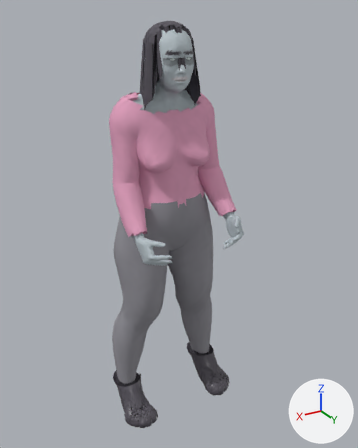
Before and after pictures for a commit that changed the Blender file assets/characters/real/sweeper_night.blend.
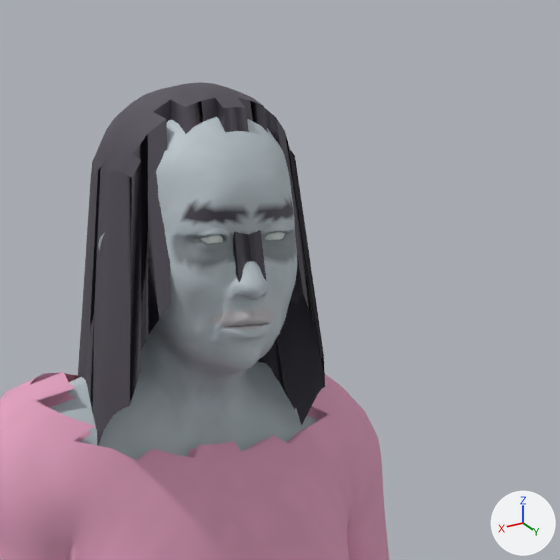
The first picture shows the older version from a camera (50 mm lens) standing at (0.769, 1.411, 1.377) and looking at (-0.026, 0.086, 0.714). The close-ups show the older and then the newer version on the part from 34% to 72% of the width and 0% to 31% of the height of that picture. Only the edits that show in the close-ups are written down. Arrows for +X, +Y and +Z are at lower right; the lights stay in place.

Objects in the first close-up: 'sweeper_night'.
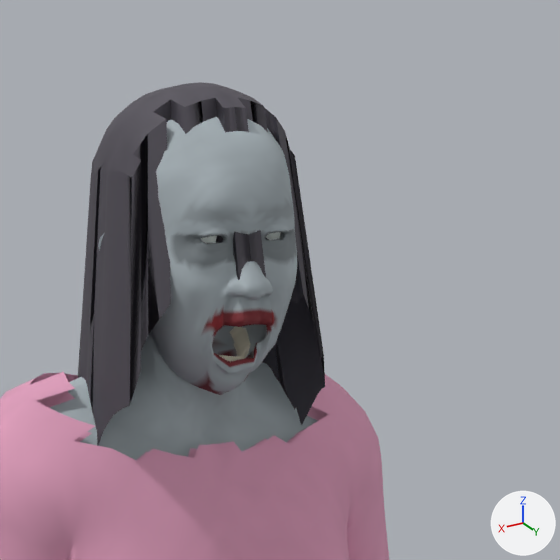
What differs and where, as boxes (x1, y1, x2, y2) in the close-ups (560 x 560 px; the box of a moved part takes in the faces that stretch with it):
'sweeper_night', reshaped, recoloured: (0, 82, 389, 560) in both
part 1 of me_sweeper_night, moved or reshaped: before (265, 232, 285, 240); after (266, 232, 280, 240)
part 2 of me_sweeper_night, moved or reshaped: before (201, 235, 223, 244); after (200, 236, 217, 243)
part 3 of me_sweeper_night, moved or reshaped: before (140, 259, 292, 415); after (140, 259, 293, 415)

Patch to the scene script:
```diff
--- a/assets/characters/real/sweeper_night.blend.py
+++ b/assets/characters/real/sweeper_night.blend.py
@@ me_sweeper_night @@
 me_sweeper_night.from_pydata(...)  # 17810 vertices, 17326 faces; spans x -0.226..0.226, y -0.09..0.278, z -0.019..1.351
 # used by ob_sweeper_night; location = (0.0, 0.0, 0.0)
+# me_sweeper_night part 1: the loose piece of 24 vertices spanning x -0.035..-0.017, y 0.136..0.14, z 1.243..1.259 is moved by (0.0, -0.005, 0.0)
+# me_sweeper_night part 2: the loose piece of 24 vertices spanning x 0.017..0.035, y 0.136..0.14, z 1.243..1.259 is moved by (0.0, -0.005, -0.002)
+# me_sweeper_night part 3: 1510 of 17810 vertices moved; they spanned x -0.059..0.059, y 0.055..0.158, z 1.127..1.233 and now span x -0.059..0.059, y 0.055..0.158, z 1.127..1.233; mean shift (0.0, -0.007, -0.006); largest move (0.0, 0.132, 1.156) -> (0.0, 0.1, 1.137)
+# me_sweeper_night part 4: vertex colours changed
 me_sweeper_night.materials.append(mat_skin)
```
